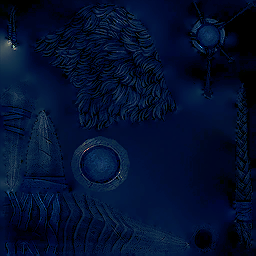
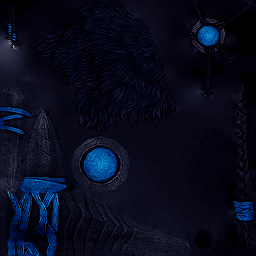
The second 256×256 image is a revision of the first. Changes to its layers:
added layer "Camada 0 copiar 2" above "Camada 1" over [left=0, top=0, right=256, bottom=256]
added layer "Camada 1" above "Camada 0" over [left=0, top=0, right=256, bottom=256]
added layer "Camada 0" over [left=0, top=0, right=256, bottom=256]
